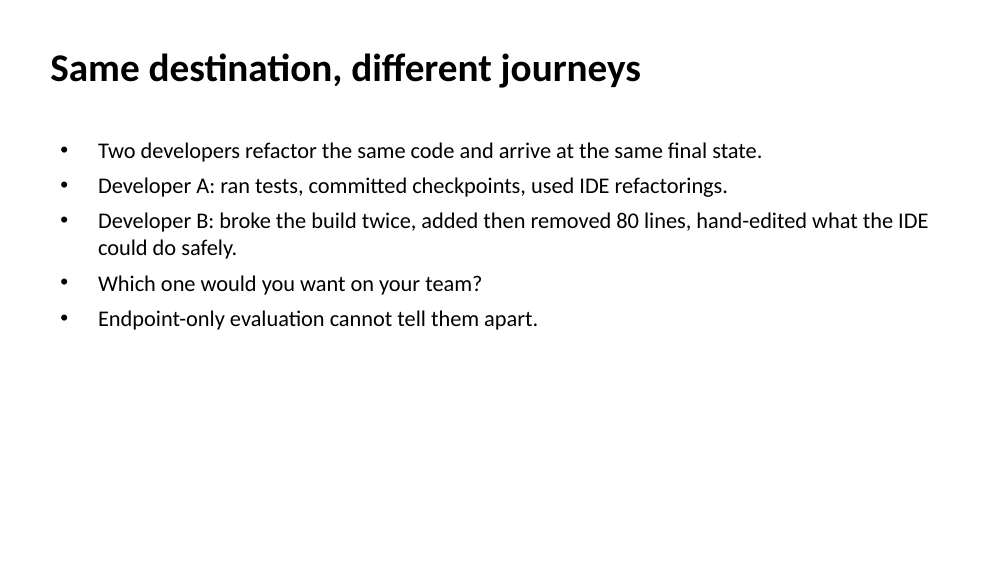
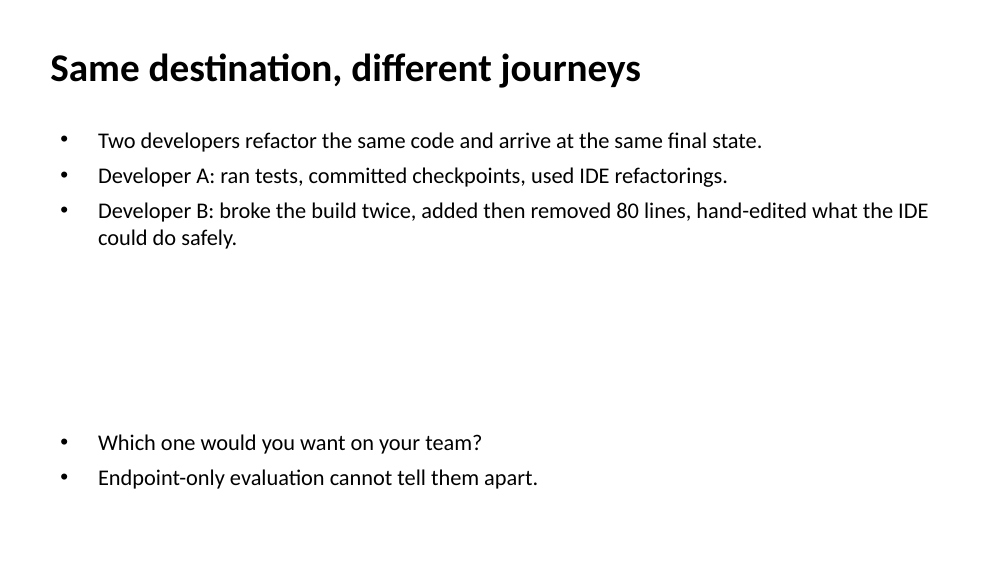
Before and after one commit to EthanHosier/fyp, a slide deck: slide 2 of presentation/slides.pptx. Drawn at 1008x567 pixels with LibreOffice and Linux fonts; fonts in the diff are those of the drawing. Boxes give left, top, right and bottom in pixels: in the first picture for what was removed or moved away, otherwise in the second. Text is boxed around its words. In the diff, an @@ line names an element or a change of style, - is before the commit and + after.

```diff
--- a/presentation/slides.pptx
+++ b/presentation/slides.pptx
@@ text "Two developers refactor the same ...": place and size @@
-text "Two developers refactor the same ..." at [98, 142, 928, 330]
+text "Two developers refactor the same ..." at [98, 132, 928, 249]
@@ text at [98, 275, 538, 330]: paragraphs removed @@
-• Which one would you want on your team?
-• Endpoint-only evaluation cannot tell them apart.
@@ text added at [98, 434, 538, 489], 16 pt, text #000000 @@
+• Which one would you want on your team?
+• Endpoint-only evaluation cannot tell them apart.
```
Also in this commit, not shown: 6 other slides changed, 1 slide added, 4 slides removed, 2 other files.
